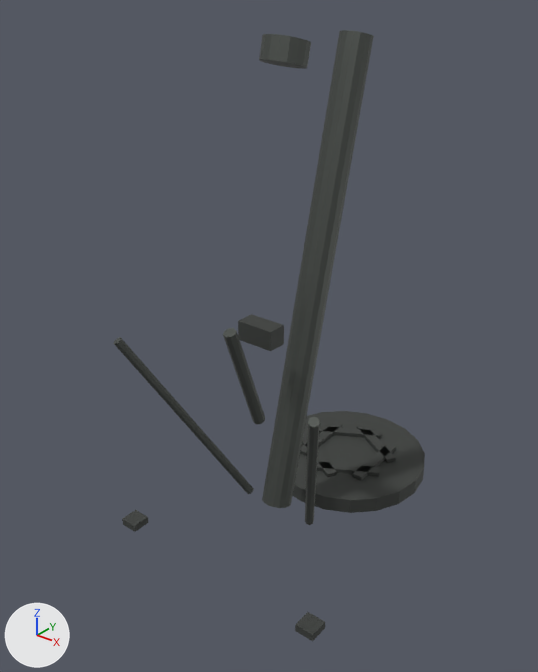
Renders of the glTF model assets/models/war/mortar.glb from each side of a commit.
Rendered twice from a 50 mm camera at (1.021, -1.606, 1.39) aimed at (-0.065, -0.248, 0.549). The lights are fixed; the arrows at lower left show +X, +Y and +Z. The first picture is the older version. Vertices at exactly the same position are counted once.

Objects in the first picture: 'mortar'.
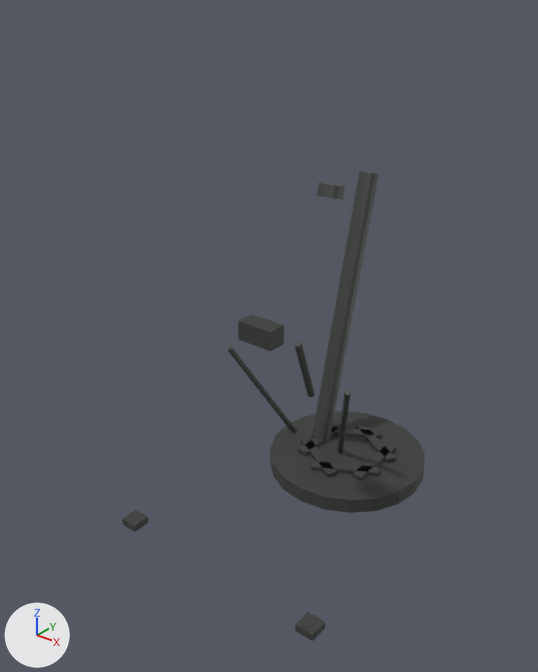
Where the newer file only moved an object's origin or applied its transform, the numbers keep the older frame.

Boxes [x1, y1, x2, y2] around the edits, measured in the pictures (538 x 672 px; the box of a moved part takes in the faces that stretch with it):
'mortar', reshaped (23% shorter)
    before: [113, 30, 425, 641]
    after: [122, 171, 425, 641]
part 1 of me_cylinder, moved or reshaped
    before: [262, 30, 374, 508]
    after: [311, 171, 379, 443]
part 2 of me_cylinder, moved or reshaped
    before: [259, 34, 311, 69]
    after: [317, 182, 345, 199]
part 3 of me_cylinder, moved or reshaped
    before: [113, 337, 254, 494]
    after: [227, 346, 297, 433]
part 4 of me_cylinder, moved or reshaped
    before: [305, 417, 320, 525]
    after: [338, 390, 351, 453]
part 5 of me_cylinder, moved or reshaped
    before: [223, 328, 265, 424]
    after: [294, 341, 315, 397]

The edits, one by one:
me_cylinder is used by ob_mortar; location (0.0, 0.0, 0.0).
me_cylinder had 224 vertices, 388 faces and spanned x -0.325..0.325, y -0.575..0.3, z 0.007..1.281.
me_cylinder now has 224 vertices, 388 faces and spans x -0.325..0.325, y -0.575..0.3, z 0.007..0.882.
me_cylinder part 1: the loose piece of 32 vertices spanning x -0.041..0.041, y -0.335..0.04, z 0.07..1.274 is scaled about its middle by 0.712, then moved by (-0.106, 0.314, -0.223).
me_cylinder part 2: the loose piece of 32 vertices spanning x -0.052..0.052, y -0.332..-0.219, z 1.207..1.281 is scaled about its middle by 0.712, then moved by (-0.106, 0.351, -0.387).
me_cylinder part 3: the loose piece of 16 vertices spanning x -0.307..-0.093, y -0.566..-0.274, z 0.051..0.589 is scaled about its middle by 0.712, then moved by (-0.049, 0.393, -0.121).
me_cylinder part 4: the loose piece of 16 vertices spanning x 0.093..0.307, y -0.566..-0.274, z 0.051..0.589 is scaled about its middle by 0.712, then moved by (-0.164, 0.393, -0.121).
me_cylinder part 5: the loose piece of 16 vertices spanning x -0.016..0.016, y -0.486..-0.354, z 0.374..0.666 is scaled about its middle by 0.712, then moved by (-0.106, 0.393, -0.179).
